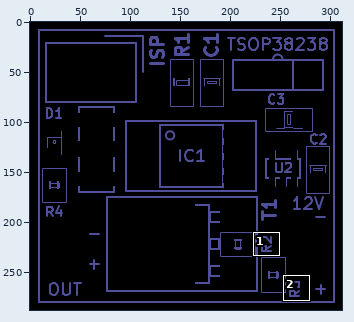
File history of a sprite sheet, gerber_files/PNGs/LED-strip_PWM_IR-F_SilkS.gto.png. Above, an overview of the earlier version with the close-up marked.
Close-up. As it was:
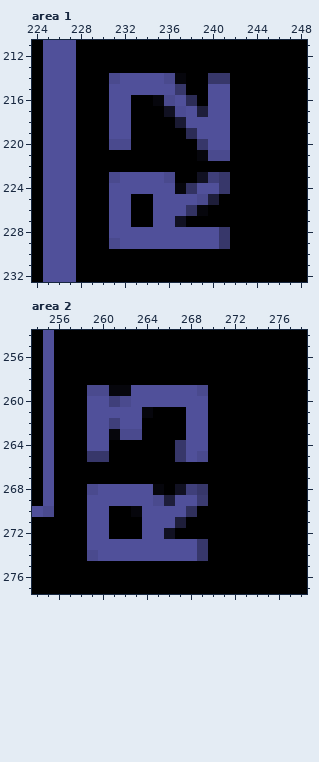
The file is 312x288 pixels. Colours within 5 levels of each other are drawn and written as one. Shown: area 1: x 224..248, y 211..232; area 2: x 254..278, y 254..277. The commit also changed other parts of the picture, which this record leaves out.
After:
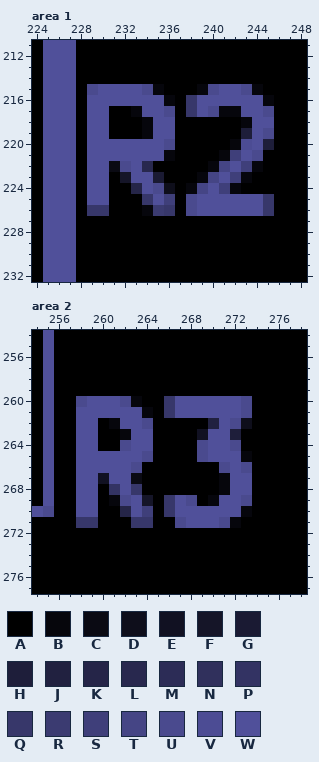
Palette (. is transparent): A #000000  B #06060c  C #0a0a13  D #0e0e1b  E #111122  F #151528  G #1a1a33  H #1e1e3a  J #212140  K #252548  L #28284e  M #2c2c56  N #30305c  P #333363  Q #37376a  R #3b3b71  S #3f3f7a  T #454585  U #4a4a8e  V #4c4c94  W #50509a
Change:
Area 1:
y 214: x 231..237 UWWWWUB -> AAAAAAA; x 240..241 QQ -> AA
y 215: x 229..230 AA -> UW; x 234..237 WWWQ -> UBAA; x 239..240 AW -> BU; x 242..244 AAA -> WUB
y 216: x 229..230 AA -> WW; x 233..239 AABUWMA -> WWWBAQW; x 242..245 AAAA -> WWWB
y 217: x 229..245 AAWWAAAEVWHWWAAAA -> WWAABWWUAQWUBBWWU
y 218: x 229..232 AAWW -> WWAA; x 234..241 AAAGWWWW -> BWWAAAAA; x 243..245 AAA -> BWW
y 219: x 229..232 AAWW -> WWAA; x 234..236 AAA -> BWW; x 238..241 MWWW -> AAAA; x 243..245 AAA -> HWU
y 220: x 229..236 AAUUAAAA -> WWWWWWWU; x 239..245 QWWAAAA -> AAABVWH
y 221: x 229..236 AAAAAAAA -> WWWWWWWB; x 239..244 BUUAAA -> AABSWU
y 222: x 229..234 AAAAAA -> WWCUWL; x 240..244 AAAAA -> BTWSB
y 223: x 229..232 AAUW -> WWAF; x 235..236 WU -> GA; x 239..243 ESQAA -> BTWSB
y 224: x 229..233 AAWWW -> WWAAK; x 235..239 WWBPW -> UDABT; x 241..242 QA -> SB
y 225: x 229..232 AAWW -> WWAA; x 234 A -> Q; x 236..245 WWWUHAAAAA -> SAUWWWWWWQ
y 226: x 229..232 AAWW -> QQAA; x 234..245 AWWWPBAAAAAA -> BRQAUWWWWWWQ
y 227: x 231..232 WW -> AA; x 235..237 WWE -> AAA
y 228: x 231..241 WWWWWWWWWWQ -> AAAAAAAAAAA
y 229: x 231..241 UWWWWWWWWWQ -> AAAAAAAAAAA
Area 2:
y 259: x 259..269 UUBBWWWWWWU -> AAAAAAAAAAA
y 260: x 258 A -> U; x 261 S -> W; x 263..266 WWWW -> BAAQ; x 270..273 AAAA -> WWWU
y 261: x 258 A -> W; x 266..267 AA -> QW; x 270..273 AAAA -> WWWU
y 262: x 258 A -> W; x 260..261 WS -> AB; x 264 A -> U; x 268..273 WWAAAA -> AAJWUD
y 263: x 258 A -> W; x 260..264 WBUUA -> AABWW; x 268..272 WWAAA -> AEWWH
y 264: x 258 A -> W; x 260 W -> A; x 262..264 AAA -> UWW; x 267..272 QWWAAA -> AAUWWU
y 265: x 258..264 AQQAAAA -> WWWWWWU; x 267..268 QW -> AA; x 270..273 AAAA -> WWWB
y 266: x 258..263 AAAAAA -> WWWWWU; x 271..273 AAA -> UWU
y 267: x 258..263 AAAAAA -> WWEWWC; x 271..273 AAA -> BWW
y 268: x 258..261 AUWW -> WWAP; x 263..265 WWB -> QAA; x 267..269 ESQ -> AAA; x 271..273 AAA -> BWW
y 269: x 258 A -> W; x 260..262 WWW -> ABU; x 264..266 WUH -> FAQ; x 268..273 WRAAAA -> UABWWU
y 270: x 258 A -> W; x 260 W -> A; x 262..266 ABWWW -> KWSAQ; x 268..273 NAAAAA -> WWWWWB
y 271: x 258..260 AWW -> QQA; x 263..272 AWWWHAAAAA -> QQAAUWWWUB
y 272: x 259..260 WW -> AA; x 264..266 WWE -> AAA
y 273: x 259..269 WWWWWWWWWWQ -> AAAAAAAAAAA
y 274: x 259..269 UWWWWWWWWWQ -> AAAAAAAAAAA
